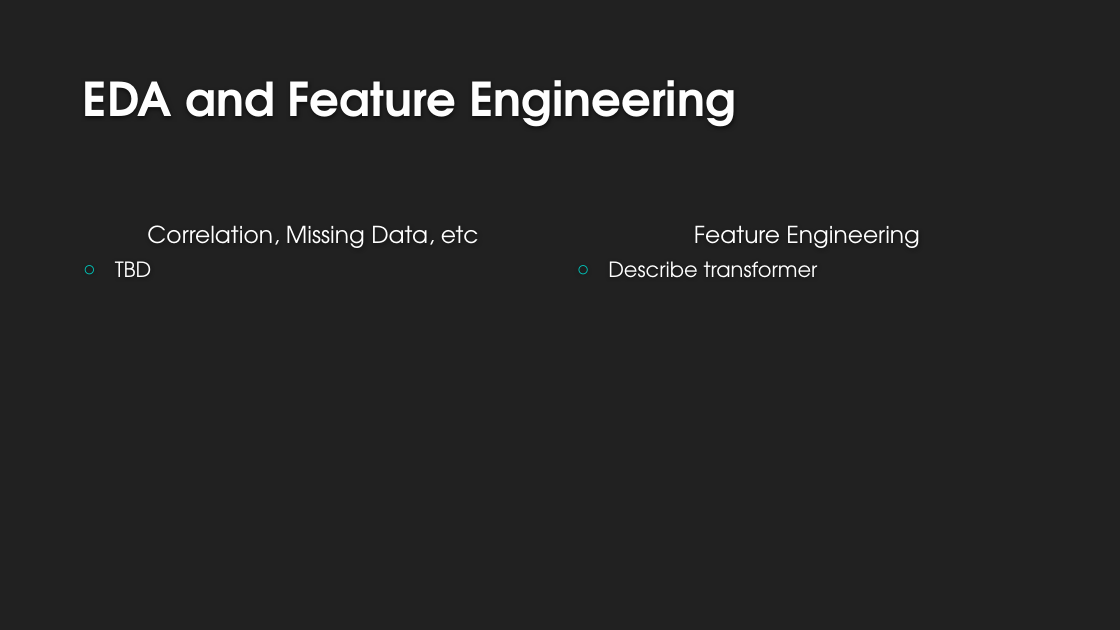
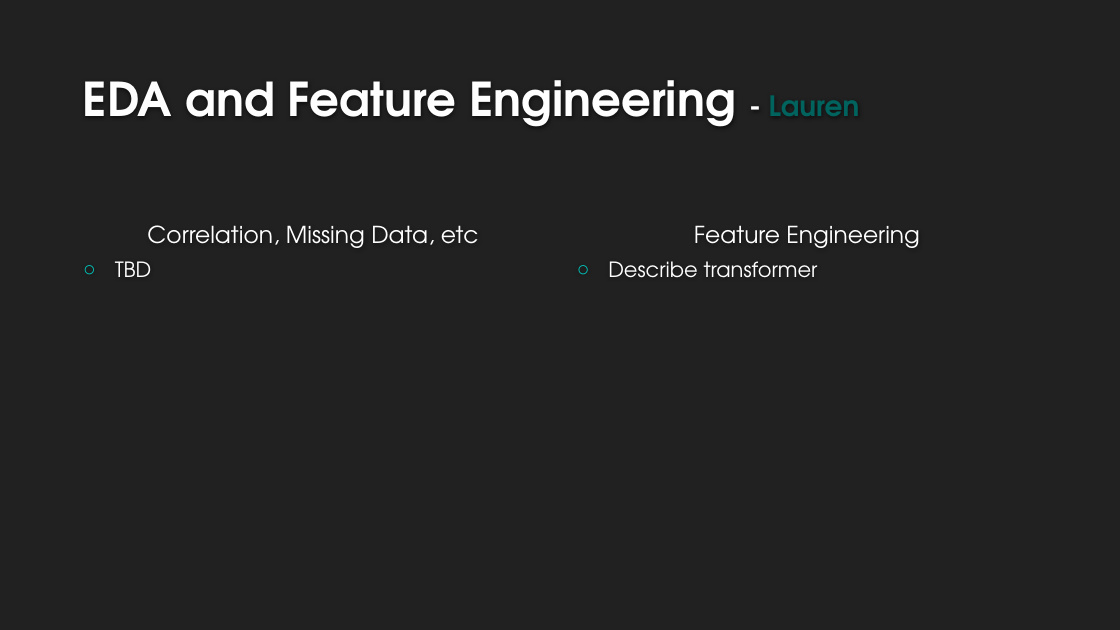
Before and after one commit to LaurenMadar/AML-finalgroup2, a slide deck: slide 6 of other/Group2_Phase1.pptx (slide 5 before the commit). Drawn at 1120x630 pixels with LibreOffice and Linux fonts; fonts in the diff are those of the drawing; background and template pictures are left out. Boxes give left, top, right and bottom in pixels: in the first picture for what was removed or moved away, otherwise in the second. Text is boxed around its words. In the diff, an @@ line names an element or a change of style, - is before the commit and + after.

```diff
--- a/other/Group2_Phase1.pptx
+++ b/other/Group2_Phase1.pptx
@@ title at box(83, 80, 860, 127): text changed @@
-EDA and Feature Engineering
+EDA and Feature Engineering - Lauren
```
Also in this commit, not shown: 5 other slides changed, 3 slides added, 1 slide removed.
